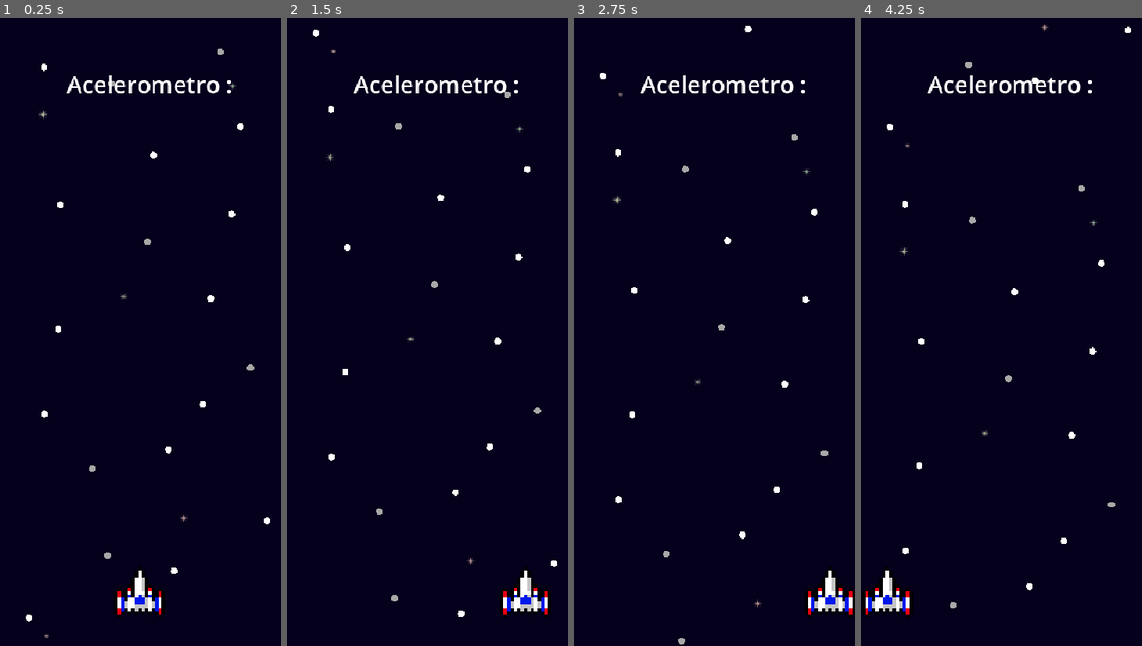
Above: before the commit, frames 1-4 (left to right).
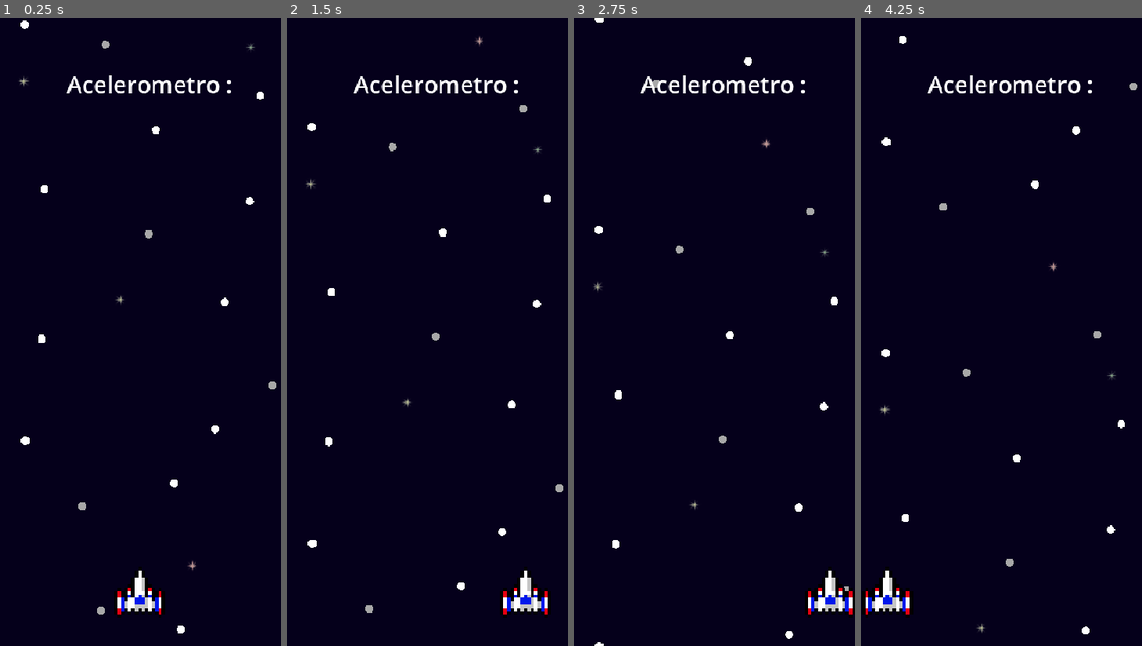
Above: after the commit, the same moments.

Repository: Juawo/space-shooter
Game: Godot game, scene res://scenes/game/gameWorld/game_world.tscn
Same seed, same stepped clock (60 frames per second), same inputs: the game is played once before the commit and once after it.
Inputs:
- Up to frame 1 (0.25 s): no input
- Up to frame 2 (1.5 s): tap Enter at 0.5 s; hold Right (ui_right) 0.53-1.28 s; hold Left (ui_left) from 1.28 s (still down)
- Up to frame 3 (2.75 s): release Left (ui_left) at 2.03 s; hold Right (ui_right) from 2.03 s (still down)
- Up to frame 4 (4.25 s): release Right (ui_right) at 3.53 s; hold Left (ui_left) from 3.53 s (still down)

The runs differ from the first frame. In frame 1, 1.0% of the frame differs, in the area x 6-99%, y 0-99%; in frame 2, 1.0%; in frame 3, 0.9%; in frame 4, 1.0%.
Error in both runs: Invalid access to property or key 'accel_pos' on a base object of type 'CharacterBody2D (player.gd)'. (res://scripts/game/gameWorld/game_world.gd:8)

Commit message:
Update background scaling and adjust scroll speed for improved parallax effect

Diff:
--- a/scenes/game/background/background.tscn
+++ b/scenes/game/background/background.tscn
@@ -11,4 +11,5 @@
 
 [node name="Sprite2D" type="Sprite2D" parent="ParallaxLayer"]
 position = Vector2(206, 458)
+scale = Vector2(1.2, 1.2)
 texture = ExtResource("2_ob3va")
--- a/scripts/game/background/background.gd
+++ b/scripts/game/background/background.gd
@@ -1,6 +1,6 @@
 extends ParallaxBackground
 
-var scroll_speed = 50
+var scroll_speed = 120
 
 # Called every frame. 'delta' is the elapsed time since the previous frame.
 func _process(delta):
